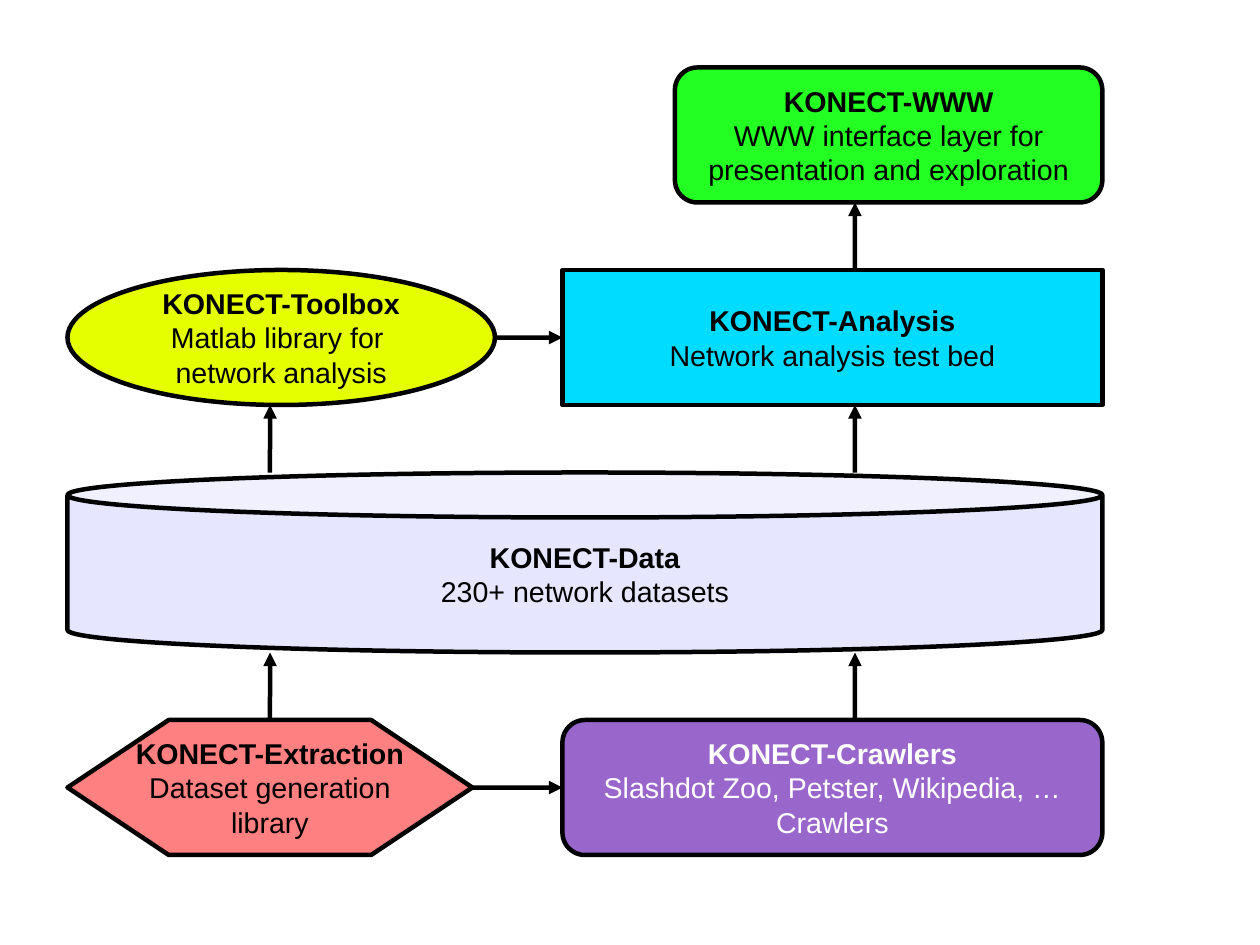
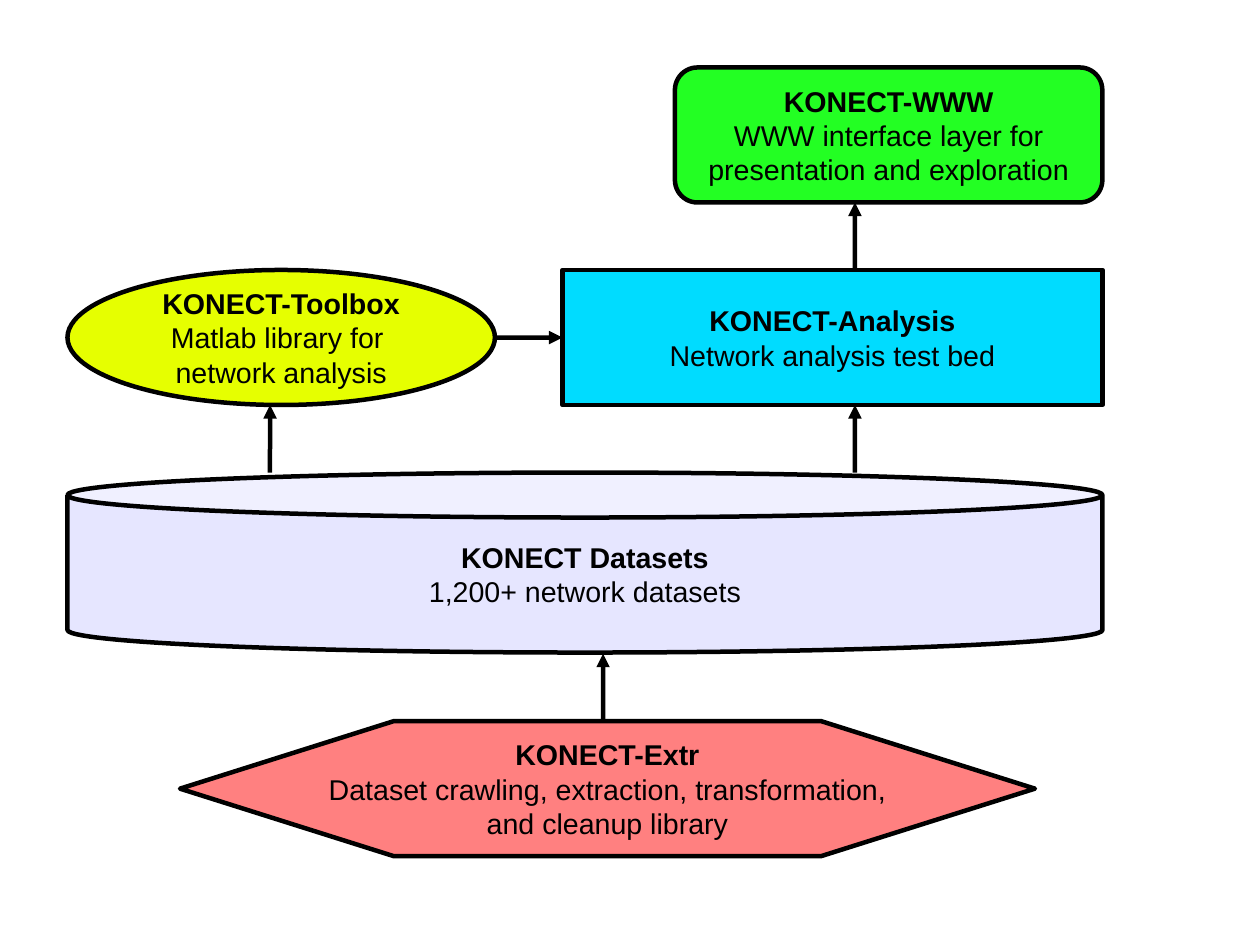
Before and after one commit to kunegis/konect-handbook, a slide deck: slide 1 of organization.white.odp. Drawn at 1260x945 pixels with LibreOffice and Linux fonts; fonts in the diff are those of the drawing. Boxes give left, top, right and bottom in pixels: in the first picture for what was removed or moved away, otherwise in the second. Text is boxed around its words. In the diff, an @@ line names an element or a change of style, - is before the commit and + after.

```diff
--- a/organization.white.odp
+++ b/organization.white.odp
@@ text in cylinder at <box>429,548,741,606</box>: text changed @@
-KONECT-Data
-230+ network datasets
+KONECT Datasets
+1,200+ network datasets
@@ arrow removed from (270, 720) to (270, 653) @@
@@ arrow moved from (855, 720) - (855, 653) to (604, 721) - (604, 654) @@
@@ hexagon removed at <box>67,720,472,855</box> @@
-KONECT-Extraction
-Dataset generation
-library
@@ hexagon added at <box>181,721,1036,856</box>, fill #FF8080, outline #000000 2.83 pt, 18 pt, text #000000 @@
+KONECT-Extr
+Dataset crawling, extraction, transformation,
+and cleanup library
@@ rounded rectangle removed at <box>563,720,1102,855</box> @@
-KONECT-Crawlers
-Slashdot Zoo, Petster, Wikipedia, …
-Crawlers
@@ arrow removed from (472, 788) to (563, 788) @@
```
Also in this commit, not shown: 4 other files.
